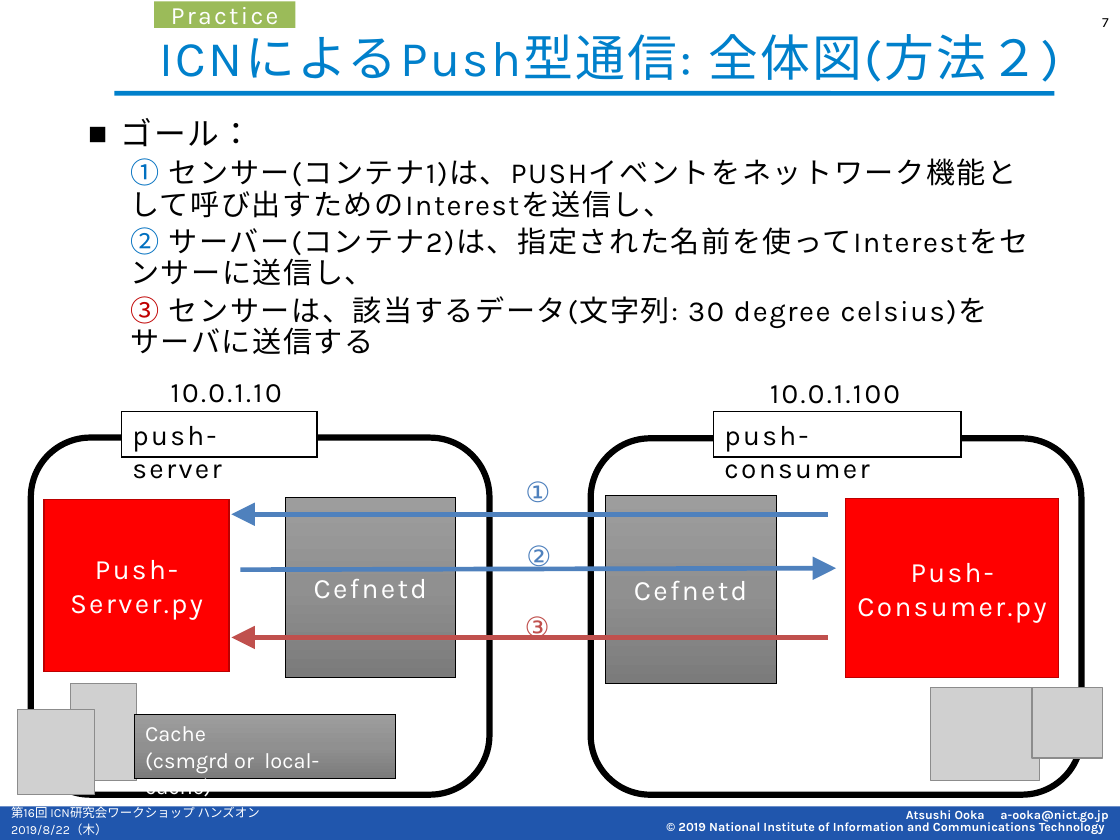
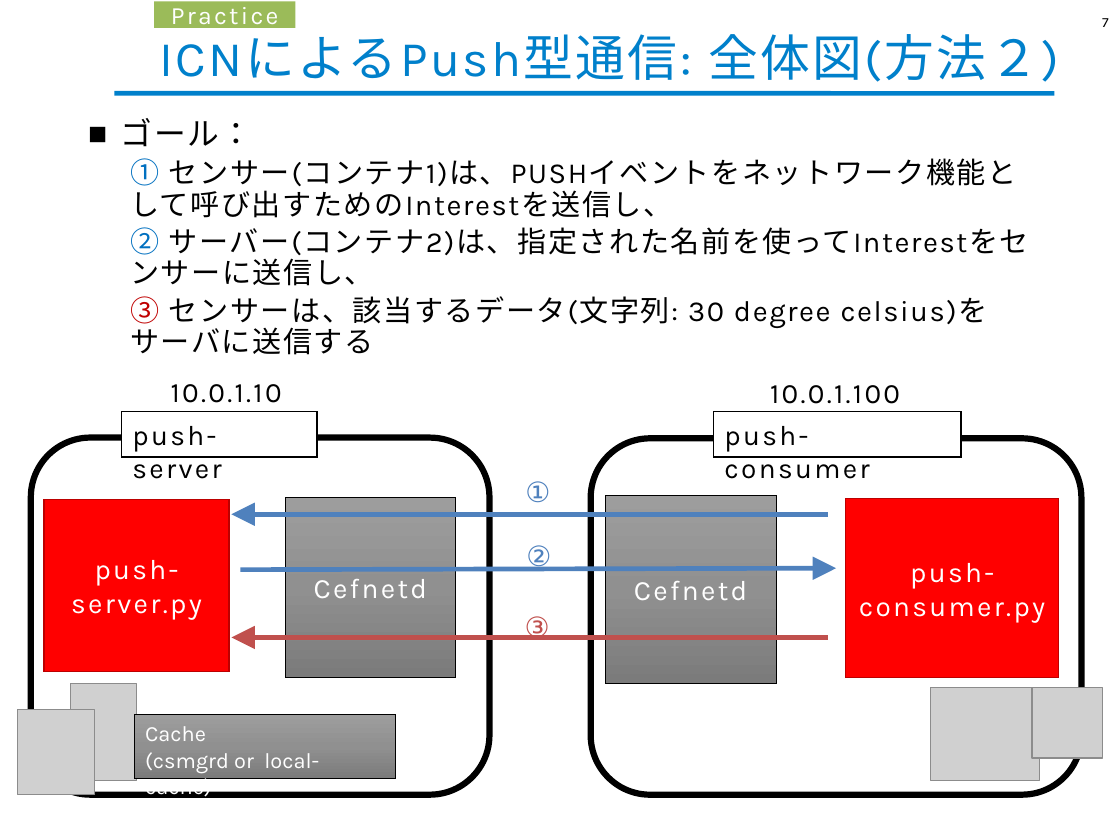
Before and after one commit to cefore/2021-hands-on, a slide deck: slide 7 of material/Practice-C_ICN-PUSH-Commn.pptx. Drawn at 1120x840 pixels with LibreOffice and Linux fonts; fonts in the diff are those of the drawing; grey boxes stand for pictures; background and template pictures are left out. Boxes give left, top, right and bottom in pixels: in the first picture for what was removed or moved away, otherwise in the second. Text is boxed around its words. In the diff, an @@ line names an element or a change of style, - is before the commit and + after.

```diff
--- a/material/Practice-C_ICN-PUSH-Commn.pptx
+++ b/material/Practice-C_ICN-PUSH-Commn.pptx
@@ text in rectangle at bbox=[71, 560, 202, 620]: text changed @@
-Push-
-Server.py
+push-
+server.py
@@ text in rectangle at bbox=[859, 563, 1045, 622]: text changed @@
-Push-
-Consumer.py
+push-
+consumer.py
@@ rectangle removed at bbox=[0, 806, 1120, 840] @@
@@ text removed at bbox=[11, 804, 260, 821] @@
-第16回 ICN研究会ワークショップ ハンズオン
@@ text removed at bbox=[11, 823, 107, 835] @@
-2019/8/22（木）
@@ text removed at bbox=[678, 810, 1108, 834] @@
-Atsushi Ooka a-ooka@nict.go.jp
-© 2019 National Institute of Information and Communications Technology
```
Also in this commit, not shown: 18 other slides changed, 1 slide removed.
